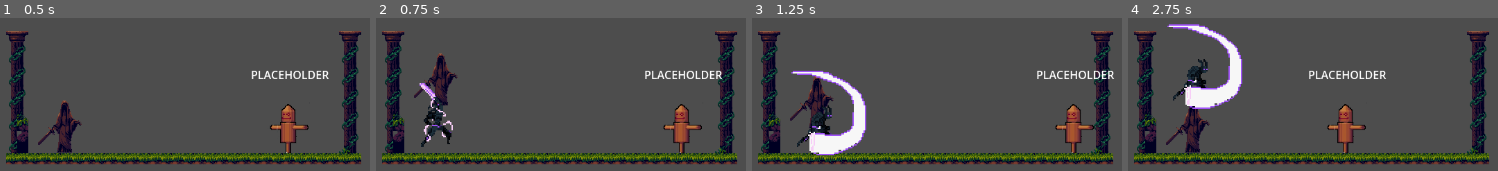
Above: before the commit, frames 1-4 (left to right).
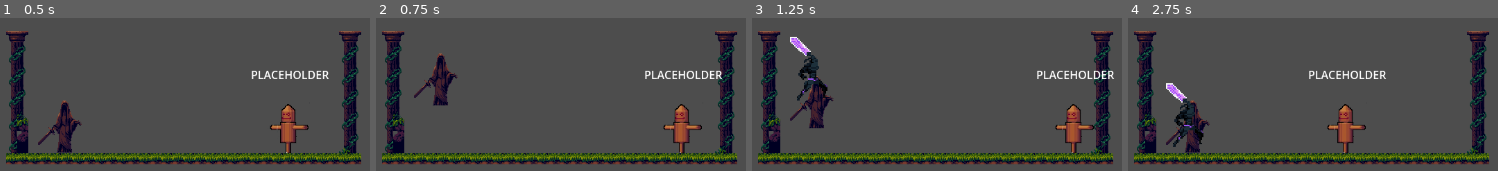
Above: after the commit, the same moments.

Repository: pablopenna/godot_learning
Game: Godot game, scene res://projects/player/scenes/main.tscn
Two runs of this game, one before a commit and one after it. Both use one fixed random seed, a clock stepped at 60 frames per second and the inputs below. This scene is started directly instead of the project's main scene.
Inputs:
- Up to frame 1 (0.5 s): no input
- Up to frame 2 (0.75 s): tap Enter (ui_accept) at 0.5 s; hold D (move_right) from 0.53 s (still down); hold Shift (dash) from 0.53 s (still down)
- Up to frame 3 (1.25 s): keep holding D (move_right); keep holding Shift (dash); tap Space (jump) at 0.77 s; tap Ctrl (summon, bound only after the commit) at 0.8 s
- Up to frame 4 (2.75 s): release Shift (dash) at 1.28 s; tap Ctrl (summon, bound only after the commit) at 1.35, 2.3 s; tap Space (jump) at 1.52 s; tap Shift (dash) at 1.55 s; release D (move_right) at 2.03 s; hold A (move_left) from 2.03 s (still down); hold Shift (dash) from 2.03 s (still down)

Frame 1 is identical in both runs. In frame 2, 1.3% of the frame differs, in the area x 11-21%, y 42-85%; in frame 3, 5.4%; in frame 4, 5.5%, in the area x 10-32%, y 3-85%.

Commit message:
Start adapting different scenes to be reusable and move them to the common folder

Diff:
--- a/projects/player/scenes/dummy.tscn
+++ b/common/scenes/dummy/dummy.tscn
@@ -1,8 +1,8 @@
 [gd_scene load_steps=6 format=3 uid="uid://dptcjh7q8w511"]
 
 [ext_resource type="Texture2D" uid="uid://fg7p2gwja7r5" path="res://common/sprites/characters/Training_dummy.png" id="1_848eq"]
-[ext_resource type="Script" path="res://projects/player/scripts/dummy.gd" id="1_c6xtj"]
-[ext_resource type="PackedScene" uid="uid://m4h80v367bd7" path="res://projects/player/scenes/hurtbox.tscn" id="3_y4b4m"]
+[ext_resource type="Script" path="res://common/scenes/dummy/dummy.gd" id="1_c6xtj"]
+[ext_resource type="PackedScene" uid="uid://m4h80v367bd7" path="res://common/scenes/hurtbox/hurtbox.tscn" id="3_y4b4m"]
 
 [sub_resource type="RectangleShape2D" id="RectangleShape2D_ciq7n"]
 size = Vector2(22, 69)
--- a/projects/player/scenes/hurtbox.tscn
+++ b/common/scenes/hurtbox/hurtbox.tscn
@@ -1,11 +1,11 @@
 [gd_scene load_steps=2 format=3 uid="uid://m4h80v367bd7"]
 
-[ext_resource type="Script" path="res://projects/player/scripts/Hurtbox.gd" id="1_l3tts"]
+[ext_resource type="Script" path="res://common/scenes/hurtbox/Hurtbox.gd" id="1_g6x8f"]
 
 [node name="Hurtbox" type="Area2D"]
 collision_layer = 0
 collision_mask = 0
-script = ExtResource("1_l3tts")
+script = ExtResource("1_g6x8f")
 hitbox_collision_layer = 0
 hitbox_collision_mask = 0
 
--- a/projects/player/scenes/invocation.tscn
+++ b/common/scenes/invocation/invocation.tscn
@@ -1,7 +1,7 @@
 [gd_scene load_steps=8 format=3 uid="uid://cn3hr36koyvbg"]
 
-[ext_resource type="Script" path="res://projects/player/scripts/invocation.gd" id="1_kbjua"]
-[ext_resource type="Texture2D" uid="uid://byhgy5al6wto" path="res://common/sprites/characters/NightBorne.png" id="2_f1due"]
+[ext_resource type="Script" path="res://common/scenes/invocation/invocation.gd" id="1_641w6"]
+[ext_resource type="Texture2D" uid="uid://byhgy5al6wto" path="res://common/sprites/characters/NightBorne.png" id="2_w7uxh"]
 
 [sub_resource type="Animation" id="Animation_3i6ba"]
 resource_name = "dark_knight"
@@ -72,13 +72,13 @@
 size = Vector2(100, 25)
 
 [node name="Invocation" type="Node2D"]
-script = ExtResource("1_kbjua")
+script = ExtResource("1_641w6")
 
 [node name="Sprite2D" type="Sprite2D" parent="."]
 texture_filter = 1
 position = Vector2(0, -6)
 scale = Vector2(2, 2)
-texture = ExtResource("2_f1due")
+texture = ExtResource("2_w7uxh")
 hframes = 23
 vframes = 5
 frame = 57
--- /dev/null
+++ b/common/scenes/invocation_factory/invocation_factory.gd
@@ -0,0 +1,12 @@
+extends Node2D
+
+@export var invocationScene: PackedScene
+@export var entity_to_get_facing_direction_from: Entity
+
+func _process(delta):
+	if Input.is_action_just_pressed("summon"):
+			var invocation: Node2D = invocationScene.instantiate()
+			invocation.position = global_position
+			if entity_to_get_facing_direction_from.facing_direction == FacingDirectionUtils.FacingDirection.LEFT:
+				invocation.scale.x = -1
+			get_tree().get_root().add_child(invocation)
--- /dev/null
+++ b/common/scenes/invocation_factory/invocation_factory.tscn
@@ -0,0 +1,6 @@
+[gd_scene load_steps=2 format=3 uid="uid://bdf5bwv2v64el"]
+
+[ext_resource type="Script" path="res://common/scenes/invocation_factory/invocation_factory.gd" id="1_42c7d"]
+
+[node name="InvocationFactory" type="Node2D"]
+script = ExtResource("1_42c7d")
--- a/common/utils/facing_direction.gd
+++ b/common/utils/facing_direction.gd
@@ -2,8 +2,11 @@
 
 enum FacingDirection {LEFT=-1, RIGHT=1}
 
-func getFacingDirectionFromVelocity(velocity: Vector2, defaultWhenVelocityIsZero: FacingDirection):
+func getFacingDirectionFromVelocityWithDefault(velocity: Vector2, defaultWhenVelocityIsZero: FacingDirection):
 	if velocity.x != 0:
 		return FacingDirection.LEFT if velocity.x < 0 else FacingDirection.RIGHT
 	else:
 		return defaultWhenVelocityIsZero
+
+func getFacingDirectionFromVelocity(velocity: Vector2):
+	return getFacingDirectionFromVelocityWithDefault(velocity, FacingDirection.RIGHT)
--- a/project.godot
+++ b/project.godot
@@ -49,6 +49,11 @@
 "events": [Object(InputEventKey,"resource_local_to_scene":false,"resource_name":"","device":-1,"window_id":0,"alt_press …(182 unchanged characters)…
 ]
 }
+summon={
+"deadzone": 0.5,
+"events": [Object(InputEventKey,"resource_local_to_scene":false,"resource_name":"","device":-1,"window_id":0,"alt_pressed":false,"shift_pressed":false,"ctrl_pressed":false,"meta_pressed":false,"pressed":false,"keycode":0,"physical_keycode":4194326,"key_label":0,"unicode":0,"echo":false,"script":null)
+]
+}
 
 [layer_names]
 
--- a/projects/player/scenes/main.tscn
+++ b/projects/player/scenes/main.tscn
@@ -2,7 +2,7 @@
 
 [ext_resource type="PackedScene" uid="uid://drulietgo1s1s" path="res://projects/player/scenes/player.tscn" id="1_wje2c"]
 [ext_resource type="PackedScene" uid="uid://iw2y2tljhrwx" path="res://common/scenes/terrain.tscn" id="2_fq08h"]
-[ext_resource type="PackedScene" uid="uid://dptcjh7q8w511" path="res://projects/player/scenes/dummy.tscn" id="3_uaits"]
+[ext_resource type="PackedScene" uid="uid://dptcjh7q8w511" path="res://common/scenes/dummy/dummy.tscn" id="3_uaits"]
 
 [node name="main" type="Node2D"]
 
--- a/projects/player/scenes/player.tscn
+++ b/projects/player/scenes/player.tscn
@@ -1,8 +1,9 @@
-[gd_scene load_steps=5 format=3 uid="uid://drulietgo1s1s"]
+[gd_scene load_steps=6 format=3 uid="uid://drulietgo1s1s"]
 
 [ext_resource type="Script" path="res://projects/player/scripts/player.gd" id="1_mofd7"]
 [ext_resource type="Texture2D" uid="uid://c2gvprutu15" path="res://common/sprites/statue.png" id="2_2nkj3"]
-[ext_resource type="PackedScene" uid="uid://cn3hr36koyvbg" path="res://projects/player/scenes/invocation.tscn" id="2_57qlg"]
+[ext_resource type="PackedScene" uid="uid://cn3hr36koyvbg" path="res://common/scenes/invocation/invocation.tscn" id="2_57qlg"]
+[ext_resource type="PackedScene" uid="uid://bdf5bwv2v64el" path="res://common/scenes/invocation_factory/invocation_factory.tscn" id="4_e21yq"]
 
 [sub_resource type="RectangleShape2D" id="RectangleShape2D_lb8od"]
 size = Vector2(22, 70)
@@ -10,7 +11,6 @@
 [node name="player" type="CharacterBody2D"]
 collision_mask = 2
 script = ExtResource("1_mofd7")
-invocationScene = ExtResource("2_57qlg")
 
 [node name="Sprite2D" type="Sprite2D" parent="."]
 texture = ExtResource("2_2nkj3")
@@ -18,3 +18,7 @@
 [node name="CollisionShape2D" type="CollisionShape2D" parent="."]
 position = Vector2(7, 3)
 shape = SubResource("RectangleShape2D_lb8od")
+
+[node name="InvocationFactory" parent="." node_paths=PackedStringArray("entity_to_get_facing_direction_from") instance=ExtResource("4_e21yq")]
+invocationScene = ExtResource("2_57qlg")
+entity_to_get_facing_direction_from = NodePath("..")
--- a/projects/player/scripts/player.gd
+++ b/projects/player/scripts/player.gd
@@ -1,14 +1,10 @@
-extends CharacterBody2D
-
+extends Entity
 
 const SPEED = 300.0
 const JUMP_VELOCITY = -400.0
 
 # Get the gravity from the project settings to be synced with RigidBody nodes.
 var gravity = ProjectSettings.get_setting("physics/2d/default_gravity")
-
-@export var invocationScene: PackedScene
-var facing_direction = FacingDirectionUtils.FacingDirection.RIGHT
 
 func _physics_process(delta):
 	# Add the gravity.
@@ -19,13 +15,6 @@
 	if Input.is_action_just_pressed("ui_accept") and is_on_floor():
 		velocity.y = JUMP_VELOCITY
 
-	if Input.is_action_just_pressed("dash"):
-		var invocation: Node2D = invocationScene.instantiate()
-		invocation.position = position
-		if facing_direction == FacingDirectionUtils.FacingDirection.LEFT:
-			invocation.scale.x = -1
-		get_tree().get_root().add_child(invocation)
-
 	# Get the input direction and handle the movement/deceleration.
 	# As good practice, you should replace UI actions with custom gameplay actions.
 	var direction = Input.get_axis("ui_left", "ui_right")
@@ -33,8 +22,4 @@
 		velocity.x = direction * SPEED
 	else:
 		velocity.x = move_toward(velocity.x, 0, SPEED)
-
-	# Update facing direction
-	facing_direction = FacingDirectionUtils.getFacingDirectionFromVelocity(velocity, facing_direction)
-
-	move_and_slide()
+	super._physics_process(delta)
--- a/projects/state_machine/scenes/entity.tscn
+++ b/projects/state_machine/scenes/entity.tscn
@@ -13,6 +13,8 @@
 [ext_resource type="Script" path="res://projects/state_machine/scripts/states/wall_unstick.gd" id="11_kruny"]
 [ext_resource type="Script" path="res://projects/state_machine/scripts/states/wall_jump.gd" id="12_es6y8"]
 [ext_resource type="Script" path="res://projects/state_machine/scripts/states/air_stomp.gd" id="13_q2k84"]
+[ext_resource type="PackedScene" uid="uid://bdf5bwv2v64el" path="res://common/scenes/invocation_factory/invocation_factory.tscn" id="14_xvvrk"]
+[ext_resource type="PackedScene" uid="uid://cn3hr36koyvbg" path="res://common/scenes/invocation/invocation.tscn" id="15_srq5i"]
 
 [sub_resource type="RectangleShape2D" id="RectangleShape2D_ran5a"]
 size = Vector2(20, 61)
@@ -81,3 +83,7 @@
 [node name="air_stomp" type="Node" parent="StateManager"]
 script = ExtResource("13_q2k84")
 down_speed = 1000
+
+[node name="InvocationFactory" parent="." node_paths=PackedStringArray("entity_to_get_facing_direction_from") instance=ExtResource("14_xvvrk")]
+invocationScene = ExtResource("15_srq5i")
+entity_to_get_facing_direction_from = NodePath("..")
--- a/projects/state_machine/scripts/Entity.gd
+++ b/projects/state_machine/scripts/Entity.gd
@@ -16,4 +16,4 @@
 	pass
 
 func _update_facing_direction():
-	facing_direction = FacingDirectionUtils.getFacingDirectionFromVelocity(velocity, facing_direction)
+	facing_direction = FacingDirectionUtils.getFacingDirectionFromVelocityWithDefault(velocity, facing_direction)
Renamed: projects/player/scripts/dummy.gd -> common/scenes/dummy/dummy.gd
Renamed: projects/player/scripts/Hurtbox.gd -> common/scenes/hurtbox/Hurtbox.gd
Renamed: projects/player/scripts/invocation.gd -> common/scenes/invocation/invocation.gd
Not shown: 1 places in projects/state_machine/scenes/entity.tscn that only renumber resources
